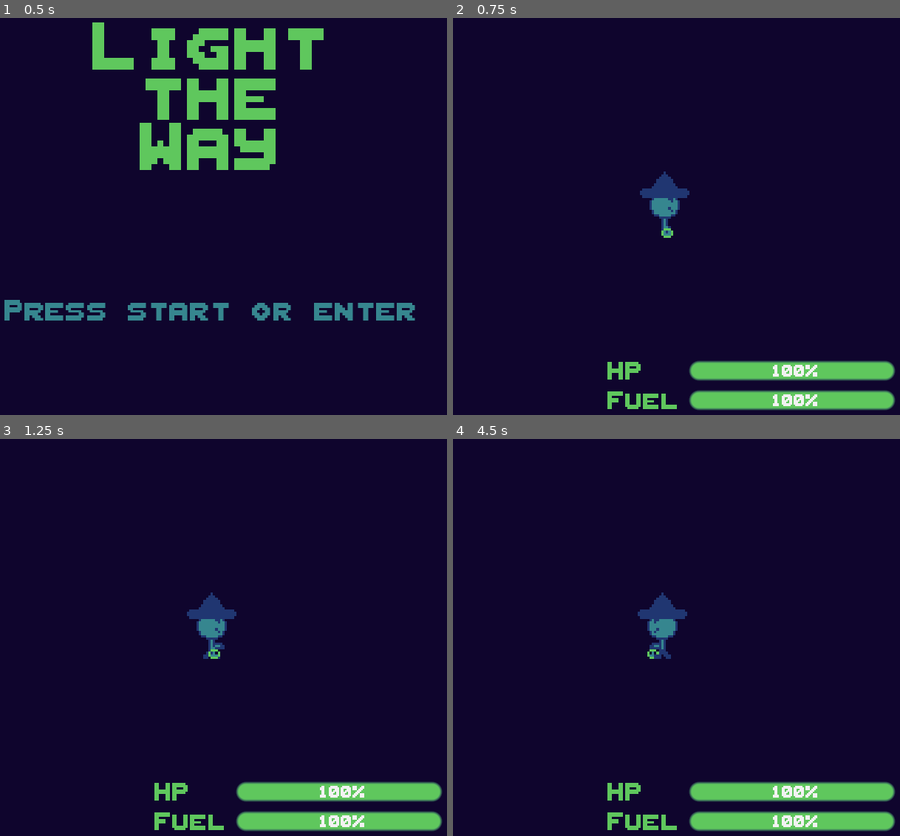
Above: before the commit, frames 1-4 (two rows, left to right).
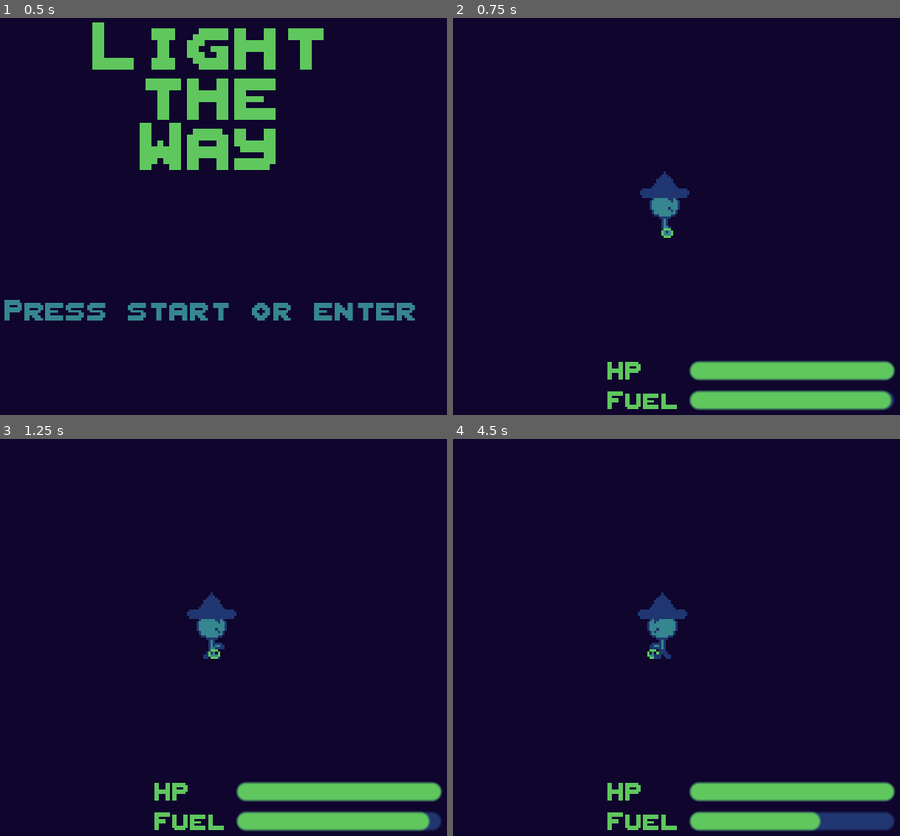
Above: after the commit, the same moments.

Repository: jacobrreed/light-the-way
Game: Godot game, scene res://Scenes/start_menu.tscn
Two runs of this game, one before a commit and one after it. Both use one fixed random seed, a clock stepped at 60 frames per second and the inputs below.
Inputs:
- Up to frame 1 (0.5 s): no input
- Up to frame 2 (0.75 s): tap Enter (ui_accept) at 0.5 s; hold Right (ui_right) from 0.53 s (still down)
- Up to frame 3 (1.25 s): keep holding Right (ui_right); tap Enter (ui_accept) at 0.77 s
- Up to frame 4 (4.5 s): release Right (ui_right) at 1.28 s; hold Down (ui_down) 1.28-2.03 s; tap Enter (ui_accept) at 1.52, 3.02, 3.77 s; hold Right (ui_right) 2.03-2.78 s; hold Up (ui_up) 2.78-3.53 s; hold Left (ui_left) from 3.53 s (still down)

Frame 1 is identical in both runs. In frame 2, 0.4% of the frame differs, in the area x 71-99%, y 87-99%; in frame 3, 0.5%; in frame 4, 1.2%.

Commit message:
Working hp and fuel bar, refactoring

Diff:
--- a/Scenes/level1.tscn
+++ b/Scenes/level1.tscn
@@ -10,6 +10,3 @@
 [node name="AudioStreamPlayer" type="AudioStreamPlayer" parent="."]
 stream = ExtResource("2_paemw")
 autoplay = true
-
-[node name="Polygon2D" type="Polygon2D" parent="."]
-position = Vector2(-5, 307)
--- a/Scenes/player.tscn
+++ b/Scenes/player.tscn
@@ -1,8 +1,9 @@
-[gd_scene load_steps=29 format=3 uid="uid://ic2ymai3qi8e"]
-
-[ext_resource type="Script" path="res://Scripts/Player/movement.gd" id="1_8ycab"]
+[gd_scene load_steps=30 format=3 uid="uid://ic2ymai3qi8e"]
+
+[ext_resource type="Script" path="res://Scripts/Player/player.gd" id="1_8ycab"]
 [ext_resource type="Texture2D" uid="uid://b3yf2123ssdc7" path="res://Assets/player.png" id="2_yphik"]
 [ext_resource type="PackedScene" uid="uid://b7nes8eiieo3p" path="res://Scenes/ui.tscn" id="3_k7kub"]
+[ext_resource type="Script" path="res://Scripts/Player/ui.gd" id="4_81uju"]
 
 [sub_resource type="CapsuleShape2D" id="CapsuleShape2D_23se7"]
 radius = 102.0
@@ -235,7 +236,6 @@
 
 [node name="Player" type="CharacterBody2D"]
 script = ExtResource("1_8ycab")
-move_speed = null
 
 [node name="Sprite" type="Sprite2D" parent="."]
 texture = ExtResource("2_yphik")
@@ -261,3 +261,7 @@
 zoom = Vector2(0.08, 0.08)
 
 [node name="UI" parent="." instance=ExtResource("3_k7kub")]
+script = ExtResource("4_81uju")
+
+[connection signal="fuelChanged" from="." to="UI" method="_on_player_fuel_changed"]
+[connection signal="healthChanged" from="." to="UI" method="_on_player_health_changed"]
--- a/Scenes/ui.tscn
+++ b/Scenes/ui.tscn
@@ -60,11 +60,13 @@
 layout_mode = 2
 size_flags_horizontal = 3
 size_flags_vertical = 1
+theme_override_colors/font_color = Color(0.211765, 0.52549, 0.560784, 1)
 theme_override_fonts/font = ExtResource("1_k2cox")
 theme_override_font_sizes/font_size = 4
 theme_override_styles/background = SubResource("StyleBoxFlat_eoj05")
 theme_override_styles/fill = SubResource("StyleBoxFlat_48imc")
 value = 100.0
+show_percentage = false
 
 [node name="FuelText" type="Label" parent="CanvasLayer/PanelContainer/MarginContainer/GridContainer"]
 layout_mode = 2
@@ -78,8 +80,10 @@
 layout_mode = 2
 size_flags_horizontal = 3
 size_flags_vertical = 1
+theme_override_colors/font_color = Color(0.211765, 0.52549, 0.560784, 1)
 theme_override_fonts/font = ExtResource("1_k2cox")
 theme_override_font_sizes/font_size = 4
 theme_override_styles/background = SubResource("StyleBoxFlat_eoj05")
 theme_override_styles/fill = SubResource("StyleBoxFlat_48imc")
 value = 100.0
+show_percentage = false
--- a/Scripts/Player/movement.gd
+++ /dev/null
@@ -1,23 +0,0 @@
-extends CharacterBody2D
-
-@export var move_speed: float = 300.0;
-
-
-func _physics_process(_delta):
-	var input_direction = Vector2(Input.get_action_strength("ui_right") - Input.get_action_strength("ui_left"), Input.get_action_strength("ui_down") - Input.get_action_strength("ui_up"))
-
-  # No diagonal movement
-	if input_direction.x != 0:
-		input_direction.y = 0
-	else:
-		input_direction.x = 0
-
-	velocity = input_direction.normalized()
-	if velocity == Vector2.ZERO:
-		$AnimationTree.get("parameters/playback").travel("Idle")
-	else:
-		$AnimationTree.get("parameters/playback").travel("Walk")
-		$AnimationTree.set("parameters/Idle/blend_position", velocity)
-		$AnimationTree.set("parameters/Walk/blend_position", velocity)
-		velocity = input_direction * move_speed
-		move_and_slide()
--- /dev/null
+++ b/Scripts/Player/player.gd
@@ -0,0 +1,51 @@
+extends CharacterBody2D
+
+@export var move_speed: float = 300.0;
+
+var currentHealth: float = 100;
+@export var maxHealth: float = 100;
+var currentFuel: float = 100;
+@export var maxFuel: float = 100;
+@export var fuelConsumptionRate: float = 0.15;
+@export var healthWithNoFuelDecayRate: float = 4;
+signal fuelChanged(currentFuel: float);
+signal healthChanged(currentHealth: float);
+
+func _physics_process(_delta):
+	var input_direction = Vector2(Input.get_action_strength("ui_right") - Input.get_action_strength("ui_left"), Input.get_action_strength("ui_down") - Input.get_action_strength("ui_up"))
+
+  # No diagonal movement
+	if input_direction.x != 0:
+		input_direction.y = 0
+	else:
+		input_direction.x = 0
+
+	velocity = input_direction.normalized()
+	if velocity == Vector2.ZERO:
+		$AnimationTree.get("parameters/playback").travel("Idle")
+	else:
+		var newFuel: float = currentFuel - fuelConsumptionRate
+		if (floor(newFuel) > 0):
+			currentFuel = newFuel
+			fuelChanged.emit(currentFuel)
+		else:
+			currentFuel = 0
+			fuelChanged.emit(currentFuel)
+		print("CURRENT FUEL: ", currentFuel)
+		$AnimationTree.get("parameters/playback").travel("Walk")
+		$AnimationTree.set("parameters/Idle/blend_position", velocity)
+		$AnimationTree.set("parameters/Walk/blend_position", velocity)
+		velocity = input_direction * move_speed
+		move_and_slide()
+
+func _process(delta: float) -> void:
+	if (floor(currentFuel) <= 0):
+		var newHealth: float = currentHealth - healthWithNoFuelDecayRate * delta
+		if (floor(newHealth) > 0):
+			currentHealth = newHealth
+			healthChanged.emit(currentHealth)
+		else:
+			currentHealth = 0
+			healthChanged.emit(currentHealth)
+			print("DEAD")
+		print("Current health", currentHealth)
--- /dev/null
+++ b/Scripts/Player/ui.gd
@@ -0,0 +1,20 @@
+extends Control
+@onready var fuel_bar: ProgressBar = $CanvasLayer/PanelContainer/MarginContainer/GridContainer/FuelBar
+@onready var health_bar: ProgressBar = $CanvasLayer/PanelContainer/MarginContainer/GridContainer/HealthBar
+
+# Called when the node enters the scene tree for the first time.
+func _ready() -> void:
+	pass # Replace with function body.
+
+
+# Called every frame. 'delta' is the elapsed time since the previous frame.
+func _process(_delta: float) -> void:
+	pass
+
+
+func _on_player_fuel_changed(currentFuel: float) -> void:
+	fuel_bar.value = currentFuel
+
+
+func _on_player_health_changed(currentHealth: float) -> void:
+	health_bar.value = currentHealth
Not shown, added: addons/godot-git-plugin/plugin.cfg
Not shown, added: addons/godot-git-plugin/LICENSE
Not shown, added: addons/godot-git-plugin/THIRDPARTY.md
Not shown, added: addons/godot-git-plugin/git_plugin.gdextension
Not shown, added: addons/godot-git-plugin/linux/libgit_plugin.linux.editor.x86_64.so
Not shown, added: addons/godot-git-plugin/macos/libgit_plugin.macos.editor.universal.dylib
Not shown, added: addons/godot-git-plugin/win64/libgit_plugin.windows.editor.x86_64.dll
Not shown, added: addons/godot-git-plugin/win64/libgit_plugin.windows.editor.x86_64.exp
Not shown, added: addons/godot-git-plugin/win64/libgit_plugin.windows.editor.x86_64.lib
Not shown, added: addons/godot-git-plugin/win64/~libgit_plugin.windows.editor.x86_64.dll
